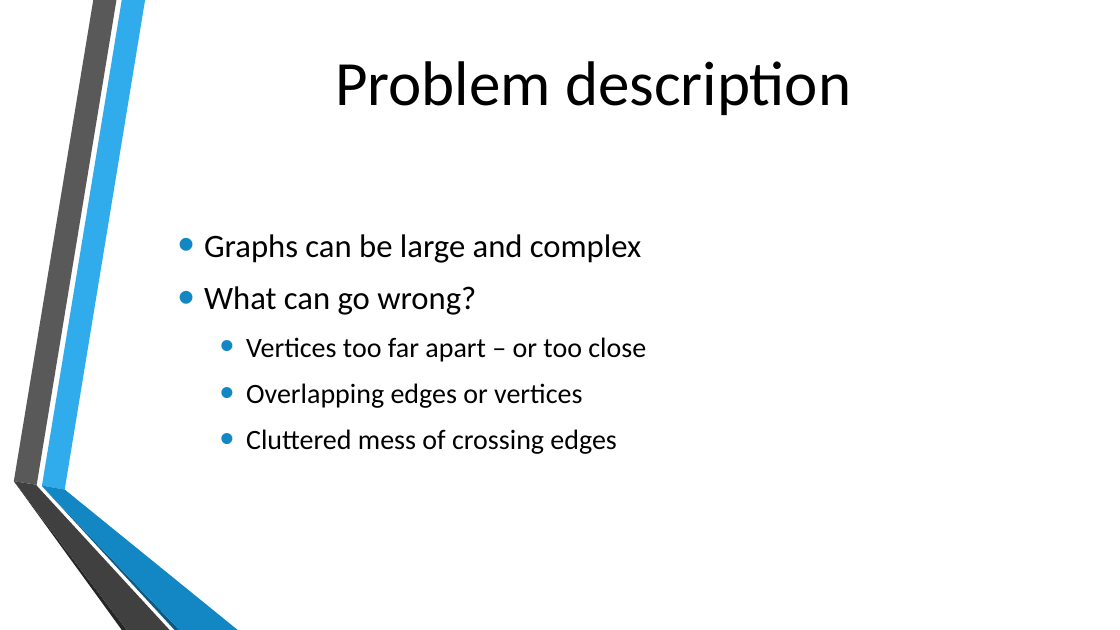
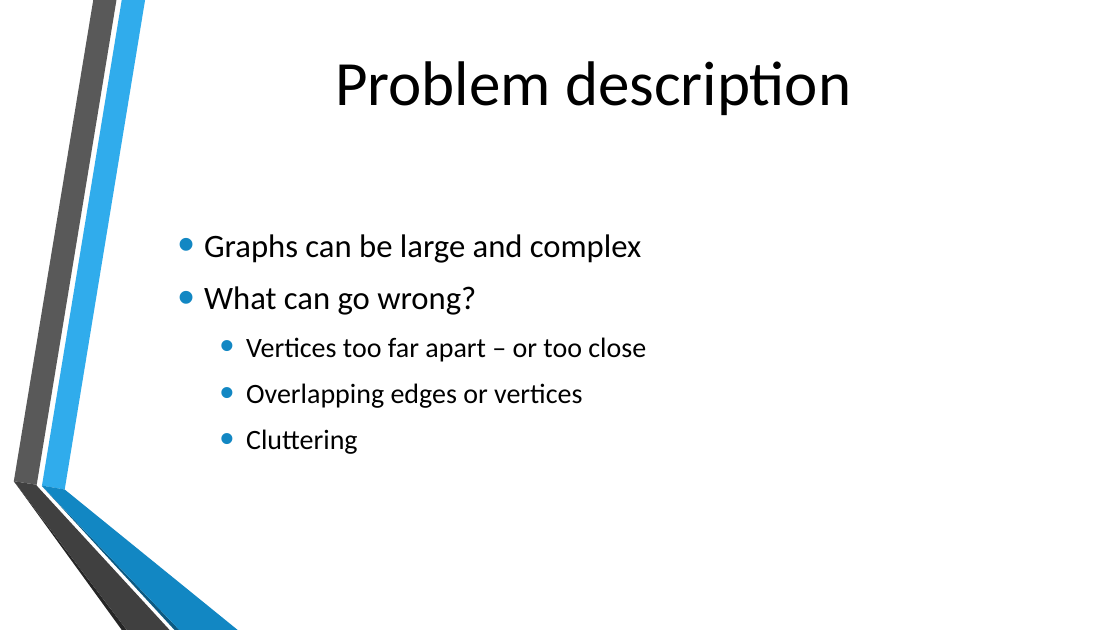
Before and after one commit to michielvh1995/OMI, a slide deck: slide 3 of Presentatie/Onderzoek eindpresentatie.pptx. Drawn at 1120x630 pixels with LibreOffice and Linux fonts; fonts in the diff are those of the drawing; background and template pictures are left out. Boxes give left, top, right and bottom in pixels: in the first picture for what was removed or moved away, otherwise in the second. Text is boxed around its words. In the diff, an @@ line names an element or a change of style, - is before the commit and + after.

Commit message:
Tiny changes
Added 3 empty slides:
*The Result Data
* What does this mean?
* Conclusion
Changed Slide 3:
* Cluttered mess of crossing edges
to
* Cluttering

```diff
--- a/Presentatie/Onderzoek eindpresentatie.pptx
+++ b/Presentatie/Onderzoek eindpresentatie.pptx
@@ text at bbox=[246, 429, 357, 454]: text changed @@
-  • Cluttered mess of crossing edges
+  • Cluttering
```
Also in this commit, not shown: 3 slides added.
